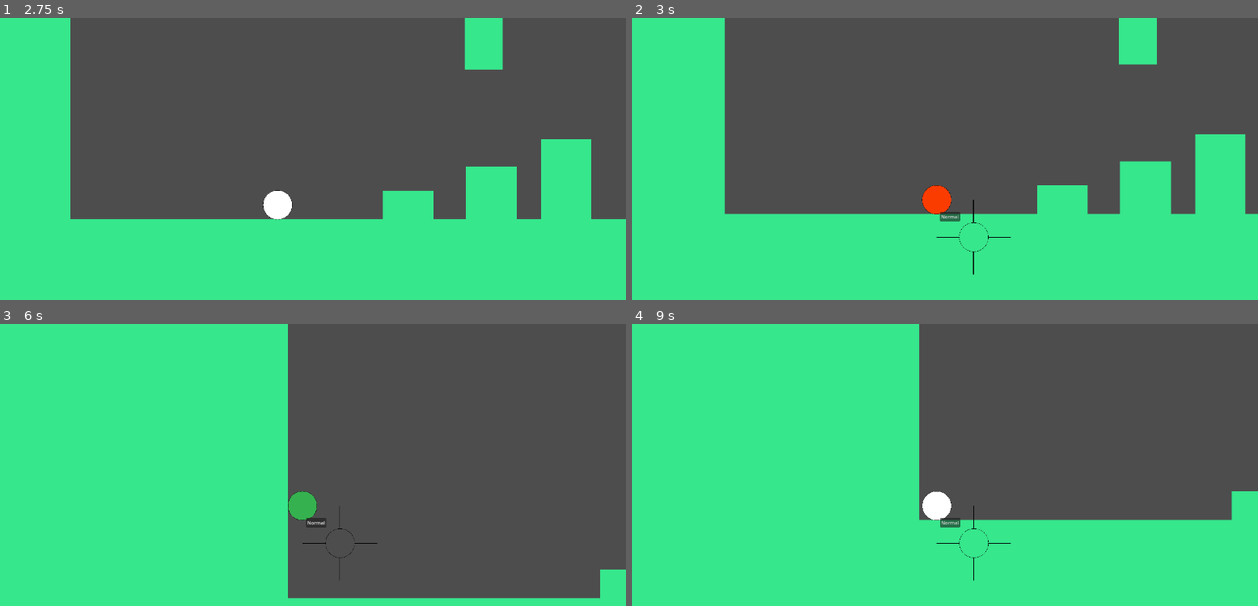
Above: before the commit, frames 1-4 (two rows, left to right).
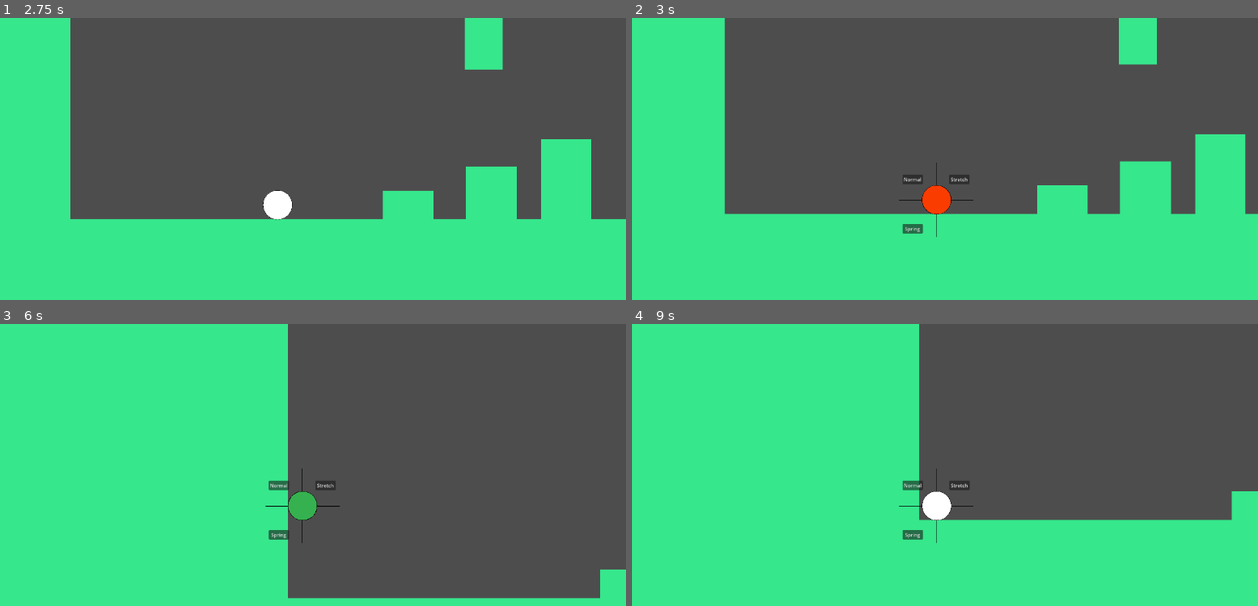
Above: after the commit, the same moments.

Repository: DaPizzaGod/tsa-game
Game: Godot game, scene res://scenes/levels/level.tscn
Two runs of this game, one before a commit and one after it. Both use one fixed random seed, a clock stepped at 60 frames per second and the inputs below.
Inputs (mouse positions are in pixels of both pictures, inside the frame that each line leads up to):
- Up to frame 1 (2.75 s): move the mouse to (444, 181) at 0.52 s; hold D (right) 0.53-2.03 s; tap Middle mouse button (other special action) at 0.6 s; tap W (jump) at 0.77, 1.52 s; move the mouse to (175, 218) at 1.27 s; click (175, 218) at 1.35 s; move the mouse to (369, 119) at 2.02 s; hold A (left) from 2.03 s (still down); right-click (369, 119) at 2.1 s
- Up to frame 2 (3 s): move the mouse to (901, 271) at 2.77 s; release A (left) at 2.78 s; hold D (right) from 2.78 s (still down); tap Shift (switch mode) at 2.85 s
- Up to frame 3 (6 s): tap W (jump) at 3.02, 3.77, 4.52 s; move the mouse to (494, 560) at 3.52 s; tap Middle mouse button (other special action) at 3.6 s; move the mouse to (106, 450) at 4.27 s; release D (right) at 4.28 s; hold A (left) 4.28-5.03 s; click (106, 450) at 4.35 s; move the mouse to (331, 504) at 5.02 s; hold D (right) 5.03-5.78 s; right-click (331, 504) at 5.1 s; move the mouse to (206, 414) at 5.77 s; hold A (left) from 5.78 s (still down); tap Shift (switch mode) at 5.85 s
- Up to frame 4 (9 s): tap W (jump) at 6.02, 6.77, 7.52 s; move the mouse to (1076, 487) at 6.52 s; tap Middle mouse button (other special action) at 6.6 s; move the mouse to (807, 524) at 7.27 s; release A (left) at 7.28 s; hold D (right) from 7.28 s (still down); click (807, 524) at 7.35 s; move the mouse to (1001, 425) at 8.02 s; right-click (1001, 425) at 8.1 s; move the mouse to (901, 577) at 8.77 s; tap Shift (switch mode) at 8.85 s

Frame 1 is identical in both runs. In frame 2, 0.5% of the frame differs, in the area x 42-61%, y 51-92%; in frame 3, 0.5%; in frame 4, 0.5%.

Commit message:
added buttons

Diff:
--- a/scenes/ui/switch_mode_menu.tscn
+++ b/scenes/ui/switch_mode_menu.tscn
@@ -12,15 +12,33 @@
 
 [node name="TextureRect" type="TextureRect" parent="."]
 layout_mode = 1
-offset_right = 2461.0
-offset_bottom = 2469.0
+offset_left = -123.0
+offset_top = -123.0
+offset_right = 2338.0
+offset_bottom = 2346.0
 scale = Vector2(0.1, 0.1)
 texture = ExtResource("1_c5hrv")
 
-[node name="Button" type="Button" parent="."]
+[node name="NormalButton" type="Button" parent="."]
 layout_mode = 1
-offset_left = 12.0
-offset_top = 40.0
-offset_right = 79.0
-offset_bottom = 71.0
+offset_left = -111.00001
+offset_top = -83.00001
+offset_right = -44.000008
+offset_bottom = -52.000008
 text = "Normal"
+
+[node name="StretchButton" type="Button" parent="."]
+layout_mode = 1
+offset_left = 43.0
+offset_top = -83.0
+offset_right = 110.0
+offset_bottom = -52.0
+text = "Stretch"
+
+[node name="SpringButton" type="Button" parent="."]
+layout_mode = 1
+offset_left = -111.0
+offset_top = 80.0
+offset_right = -44.0
+offset_bottom = 111.0
+text = "Spring"
